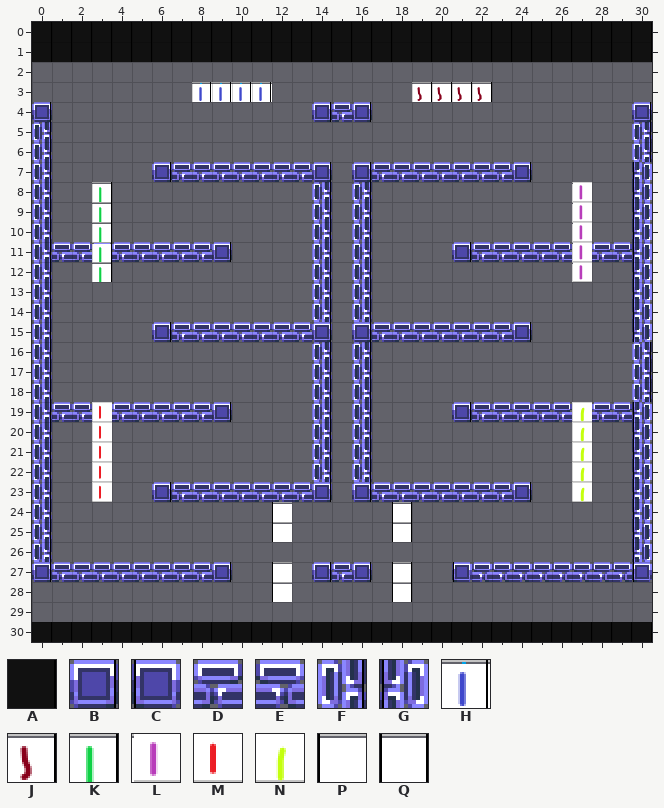
Two states of a Tiled map (JSON), games/Phaser-Snake-Game/public/assets/Tiled/Stage-88.json. The picture above is the old version.
Cells are 24x24 px. Shown: x 0..30, y 0..30.
Key: from "tileSheetx24": A 99, B 132, C 132 flipped left-right, D 133, E 133 flipped left-right, F 164, G 164 flipped left-right, H 352, J 353, K 354, L 355, M 356, N 357, P 358, Q 359.
_ is an empty cell, # one hidden under a higher layer.
Layer "Wall" before, first column x 0:
 0 AAAAAAAAAAAAAAAAAAAAAAAAAAAAAAA
 1 AAAAAAAAAAAAAAAAAAAAAAAAAAAAAAA
 2 _______________________________
 3 _______________________________
 4 B_____________BDB_____________B
 5 F_____________________________F
 6 F_____________________________F
 7 F_____BDDDDDDDB_BDDDDDDDB_____G
 8 F_____________F_F_____________G
 9 F_____________F_F_____________G
10 F_____________F_F_____________G
11 FDDDDDDDDB____F_F____BDDDDDDDDG
12 F_____________F_F_____________G
13 F_____________F_F_____________G
14 F_____________F_F_____________G
15 F_____BDDDDDDDB_BDDDDDDDB_____G
16 F_____________F_F_____________F
17 F_____________F_F_____________F
18 F_____________F_F_____________F
19 FDD#DDDDDB____F_F____BDDDDD#DDG
20 F_____________F_F_____________G
21 F_____________F_F_____________G
22 F_____________F_F_____________G
23 F_____BDDDDDDDB_BDDDDDDDB_____G
24 F_____________________________G
25 F_____________________________G
26 F_____________________________G
27 BDDDDDDDDB____BDB____CEEEEEEEEC
28 _______________________________
29 _______________________________
30 AAAAAAAAAAAAAAAAAAAAAAAAAAAAAAA
Layer "Portal-1" before, first column x 0:
 0 _______________________________
 1 _______________________________
 2 _______________________________
 3 ________HHHH_______JJJJ________
 4 _______________________________
 5 _______________________________
 6 _______________________________
 7 _______________________________
 8 ___K_______________________L___
 9 ___K_______________________L___
10 ___K_______________________L___
11 ___K_______________________L___
12 ___K_______________________L___
13 _______________________________
14 _______________________________
15 _______________________________
16 _______________________________
17 _______________________________
18 _______________________________
19 ___M_______________________N___
20 ___M_______________________N___
21 ___M_______________________N___
22 ___M_______________________N___
23 ___M_______________________N___
24 ____________P_____Q____________
25 ____________P_____Q____________
26 _______________________________
27 ____________P_____Q____________
28 ____________P_____Q____________
29 _______________________________
30 _______________________________
The result:
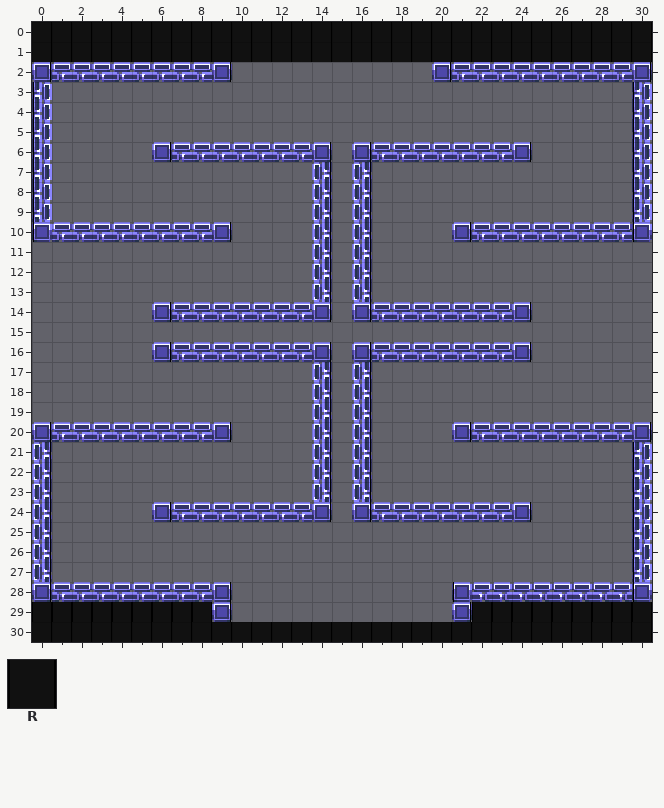
Further tiles: from "tileSheetx24": R 231.
Diff:
Layer "Wall":
y 2: x 0..9 __________ -> BDDDDDDDDB; x 20..30 ___________ -> BDDDDDDDDDB
y 3: x 0 _ -> G; x 30 _ -> G
y 4: x 0 B -> G; x 14..16 BDB -> ___; x 30 B -> G
y 5: x 0 F -> G; x 30 F -> G
y 6: x 0 F -> G; x 6..14 _________ -> BDDDDDDDB; x 16..24 _________ -> BDDDDDDDB; x 30 F -> G
y 7: x 0 F -> G; x 6..14 BDDDDDDDB -> ________F; x 16..24 BDDDDDDDB -> F________
y 8..9: x 0 F -> G
y 10: x 0..9 F_________ -> CDDDDDDDDB; x 21..30 _________G -> BDDDDDDDDC
y 11: x 0..9 FDDDDDDDDB -> __________; x 21..30 BDDDDDDDDG -> __________
y 12..13: x 0 F -> _; x 30 G -> _
y 14: x 0 F -> _; x 6..14 ________F -> BDDDDDDDB; x 16..24 F________ -> BDDDDDDDB; x 30 G -> _
y 15: x 0 F -> _; x 6..14 BDDDDDDDB -> _________; x 16..24 BDDDDDDDB -> _________; x 30 G -> _
y 16: x 0 F -> _; x 6..14 ________F -> BDDDDDDDB; x 16..24 F________ -> BDDDDDDDB; x 30 F -> _
y 17..18: x 0 F -> _; x 30 F -> _
y 19: x 0..9 FDD#DDDDDB -> __________; x 21..30 BDDDDD#DDG -> __________
y 20: x 0..9 F_________ -> BDDDDDDDDB; x 21..30 _________G -> BDDDDDDDDB
y 23: x 6..14 BDDDDDDDB -> ________F; x 16..24 BDDDDDDDB -> F________
y 24: x 6..14 _________ -> BDDDDDDDB; x 16..24 _________ -> BDDDDDDDB
y 27: x 0..9 BDDDDDDDDB -> F_________; x 14..16 BDB -> ___; x 21..30 CEEEEEEEEC -> _________G
y 28: x 0..9 __________ -> BDDDDDDDDB; x 21..30 __________ -> CEEEEEEEEC
y 29: x 0..9 __________ -> RRRRRRRRRB; x 21..30 __________ -> BRRRRRRRRR
Layer "Portal-1" (now hidden):
y 3: x 8..11 HHHH -> ____; x 19..22 JJJJ -> ____
y 8..12: x 3 K -> _; x 27 L -> _
y 19..23: x 3 M -> _; x 27 N -> _
y 24..25: x 12 P -> _; x 18 Q -> _
y 27..28: x 12 P -> _; x 18 Q -> _
Changed places in both pictures, as pixel boxes (x1, y1, x2, y2):
changed: (32, 62, 652, 542)
changed: (32, 562, 232, 622)
removed: (272, 562, 292, 602)
removed: (312, 562, 372, 582)
removed: (392, 562, 412, 602)
changed: (452, 562, 652, 622)
